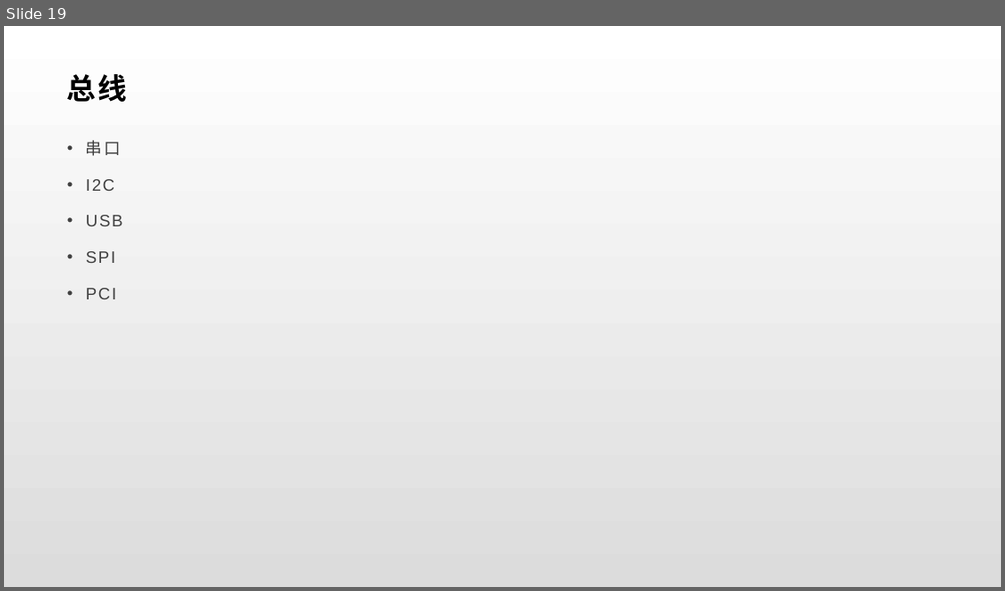
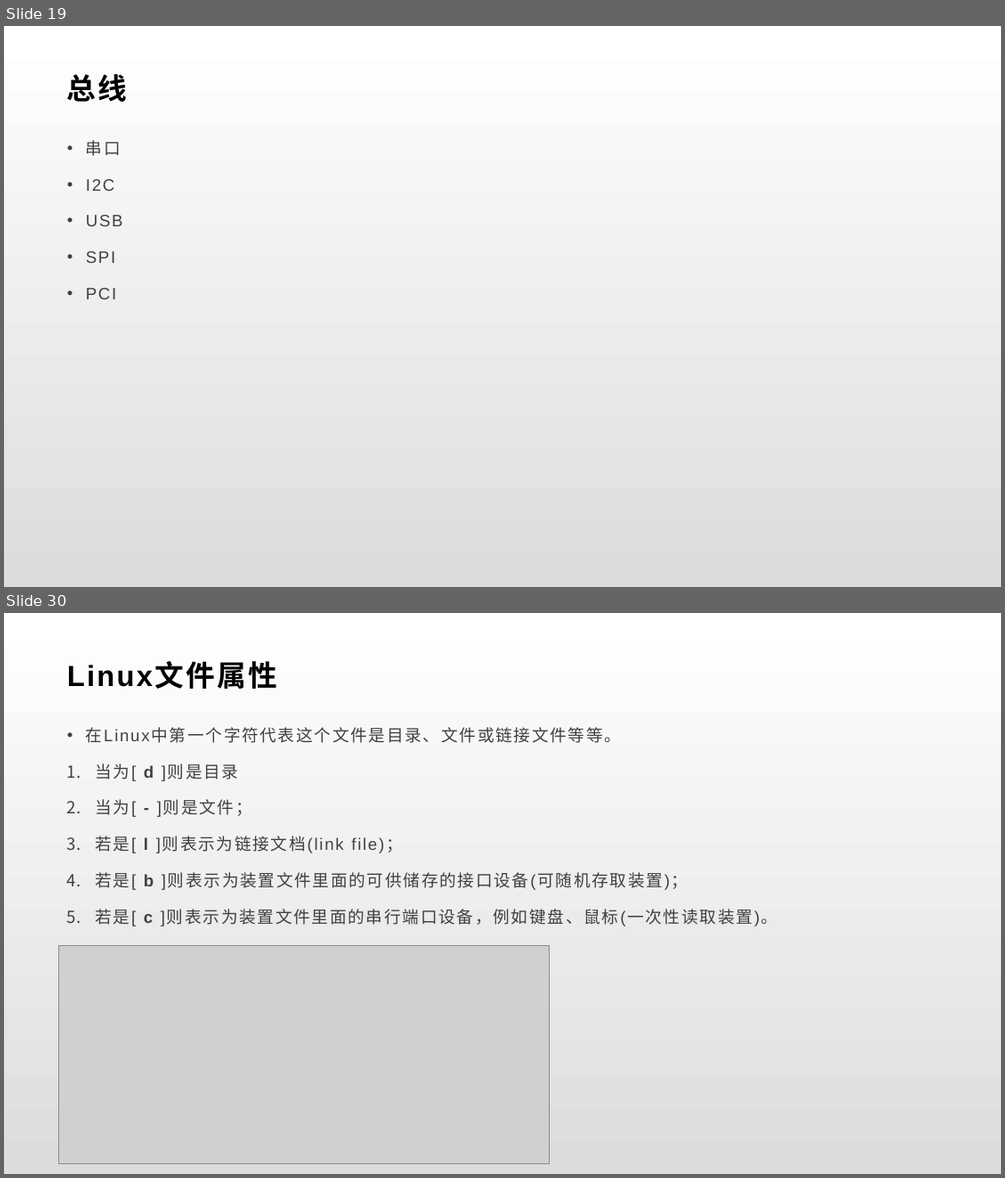
Before and after one commit to BrillianceRen/HanHua, a slide deck: brilliance/嵌入式.pptx. Shown one above the other, each under a label of ours: slide 19 before the commit, slides 19 and 30 after it; the slides between them are not shown. The pictures are 1005x591 and 1005x1178 pixels, drawn with LibreOffice and Linux fonts; fonts in the diff are those of the drawing; grey boxes stand for pictures. Boxes give left, top, right and bottom in pixels: in the first picture for what was removed or moved away, otherwise in the second. Text is boxed around its words. In the diff, an @@ line names an element or a change of style, - is before the commit and + after.

```diff
--- a/brilliance/嵌入式.pptx
+++ b/brilliance/嵌入式.pptx
@@ slide 30 added at [4, 613, 1001, 1174], background gradient #FFFFFF to #DCDCDC @@
@@ title added at [67, 663, 277, 689], 28 pt, text #000000, bold @@
+Linux文件属性
@@ text added at [86, 727, 777, 926], 16 pt, text #404040 @@
+• 在Linux中第一个字符代表这个文件是目录、文件或链接文件等等。
+1. 当为[ d ]则是目录
+2. 当为[ - ]则是文件；
+3. 若是[ l ]则表示为链接文档(link file)；
+4. 若是[ b ]则表示为装置文件里面的可供储存的接口设备(可随机存取装置)；
+5. 若是[ c ]则表示为装置文件里面的串行端口设备，例如键盘、鼠标(一次性读取装置)。
@@ picture added at [58, 946, 550, 1163] @@
```
Also in this commit, not shown: 17 other slides added, 18 other files.
